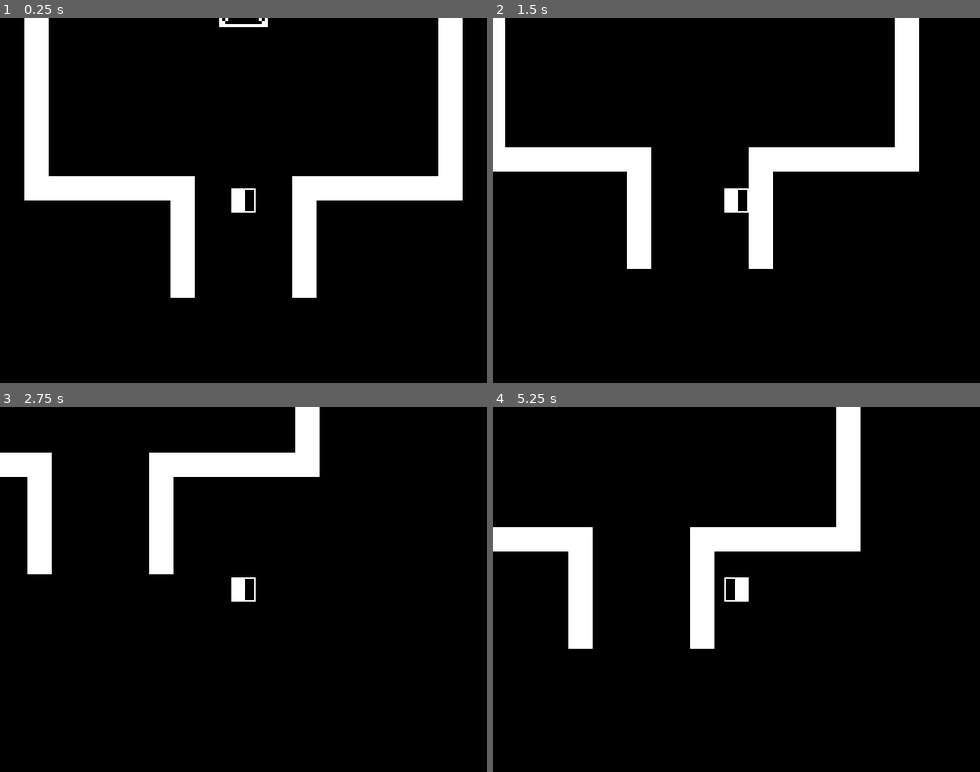
Above: before the commit, frames 1-4 (two rows, left to right).
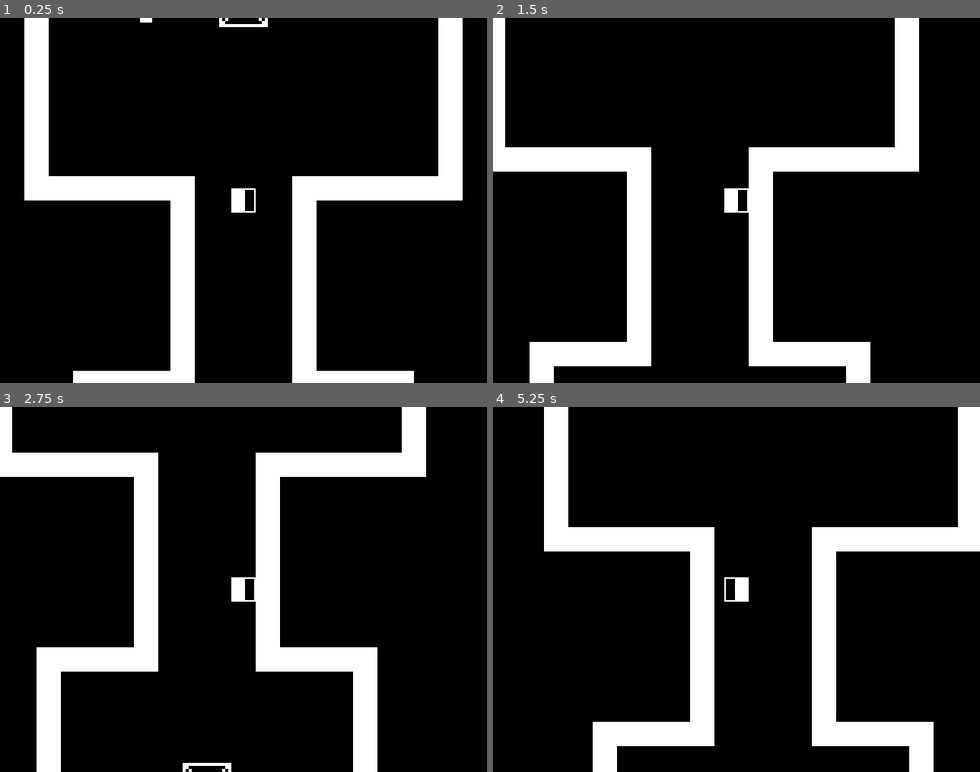
Above: after the commit, the same moments.

Repository: browncanstudios/IncantatiousDemo
Game: Godot game, scene res://Scenes/Game.tscn
Two runs of this game, one before a commit and one after it. Both use one fixed random seed, a clock stepped at 60 frames per second and the inputs below.
Inputs (mouse positions are in pixels of both pictures, inside the frame that each line leads up to):
- Up to frame 1 (0.25 s): no input
- Up to frame 2 (1.5 s): move the mouse to (843, 182) at 0.52 s; hold D 0.53-1.28 s; click (843, 182) at 0.67 s; tap Enter at 1.25 s; move the mouse to (639, 218) at 1.27 s; hold S from 1.28 s (still down)
- Up to frame 3 (2.75 s): move the mouse to (292, 509) at 2.02 s; release S at 2.03 s; hold D from 2.03 s (still down)
- Up to frame 4 (5.25 s): move the mouse to (712, 662) at 2.77 s; release D at 2.78 s; hold W 2.78-3.53 s; click (712, 662) at 2.92 s; move the mouse to (882, 644) at 3.52 s; hold A 3.53-5.03 s; tap Space at 4.25 s; move the mouse to (590, 534) at 4.27 s; move the mouse to (760, 589) at 5.02 s; hold S from 5.03 s (still down); click (760, 589) at 5.17 s

The runs differ from the first frame. In frame 1, 3.7% of the frame differs, in the area x 15-85%, y 0-100%; in frame 2, 5.8%; in frame 3, 18%; in frame 4, 18%, in the area x 0-100%, y 0-100%.

Commit message:
added torches and iron blocks, using proxy server

Diff:
--- /dev/null
+++ b/Scenes/Areas/Cave/RoomElectroball.gd
@@ -0,0 +1,9 @@
+extends Node2D
+
+func _physics_process(delta):
+	# TODO: think about what this looks like with more iron blocks!
+	var charge_diff = abs($IronBlock.charge - $IronBlockBig.charge)
+	var distance = $IronBlock.position.distance_to($IronBlockBig.position)
+	var force_magnitude = charge_diff / (distance * distance)
+	var force = force_magnitude * ($IronBlockBig.position - $IronBlock.position).normalized()
+	$IronBlock.add_central_force(force)
--- /dev/null
+++ b/Scenes/Areas/Cave/RoomElectroball.tscn
@@ -0,0 +1,27 @@
+[gd_scene load_steps=6 format=2]
+
+[ext_resource path="res://Tilesets/TilesetBasic.tres" type="TileSet" id=1]
+[ext_resource path="res://Scenes/IronBlock.tscn" type="PackedScene" id=2]
+[ext_resource path="res://Scenes/IncantationCircles/IncantationElectroball.tscn" type="PackedScene" id=3]
+[ext_resource path="res://Scenes/IronBlockBig.tscn" type="PackedScene" id=4]
+[ext_resource path="res://Scenes/Areas/Cave/RoomElectroball.gd" type="Script" id=5]
+
+[node name="RoomElectroball" type="Node2D"]
+script = ExtResource( 5 )
+
+[node name="TileMap" type="TileMap" parent="."]
+scale = Vector2( 2, 2 )
+tile_set = ExtResource( 1 )
+cell_size = Vector2( 16, 16 )
+format = 1
+tile_data = PoolIntArray( -917507, 0, 0, -983038, 0, 0, -851971, 0, 0, -917502, 0, 0, -786435, 0, 0, -851966, 0, 0, -720903, 0, 0, -720902, 0, 0, -720901, 0, 0, -720900, 0, 0, -720899, 0, 0, -786430, 0, 0, -786429, 0, 0, -786428, 0, 0, -786427, 0, 0, -786426, 0, 0, -655367, 0, 0, -720890, 0, 0, -589831, 0, 0, -655354, 0, 0, -524295, 0, 0, -589818, 0, 0, -458759, 0, 0, -524282, 0, 0, -393223, 0, 0, -458746, 0, 0, -327687, 0, 0, -393210, 0, 0, -262151, 0, 0, -327674, 0, 0, -196615, 0, 0, -262138, 0, 0, -131079, 0, 0, -196602, 0, 0, -65543, 0, 0, -131066, 0, 0, -7, 0, 0, -6, 0, 0, -5, 0, 0, -4, 0, 0, -3, 0, 0, -2, 0, 0, -65535, 0, 0, -65534, 0, 0, -65533, 0, 0, -65532, 0, 0, -65531, 0, 0, -65530, 0, 0, 65534, 0, 0, 1, 0, 0, 131069, 0, 0, 131070, 0, 0, 65537, 0, 0, 65538, 0, 0, 196605, 0, 0, 131074, 0, 0 )
+
+[node name="IncantationElectroball" parent="." instance=ExtResource( 3 )]
+position = Vector2( 0, -200 )
+scale = Vector2( 2, 2 )
+
+[node name="IronBlock" parent="." instance=ExtResource( 2 )]
+position = Vector2( 0, -72 )
+
+[node name="IronBlockBig" parent="." instance=ExtResource( 4 )]
+position = Vector2( -144, -80 )
--- /dev/null
+++ b/Scenes/Areas/Cave/RoomFireball.gd
@@ -0,0 +1,13 @@
+extends Node2D
+
+func _on_TorchA_became_lit():
+	check_torches()
+
+func _on_TorchB_became_lit():
+	check_torches()
+
+func check_torches():
+	if $TorchA.lit and $TorchB.lit:
+		$TorchA.temporary = false
+		$TorchB.temporary = false
+		$HorizontalGate.open()
--- a/Scenes/Areas/Cave/RoomFireball.tscn
+++ b/Scenes/Areas/Cave/RoomFireball.tscn
@@ -1,9 +1,13 @@
-[gd_scene load_steps=3 format=2]
+[gd_scene load_steps=6 format=2]
 
 [ext_resource path="res://Tilesets/TilesetBasic.tres" type="TileSet" id=1]
-[ext_resource path="res://Scenes/IncantationFireball.tscn" type="PackedScene" id=2]
+[ext_resource path="res://Scenes/IncantationCircles/IncantationFireball.tscn" type="PackedScene" id=2]
+[ext_resource path="res://Scenes/Torch.tscn" type="PackedScene" id=3]
+[ext_resource path="res://Scenes/HorizontalGate.tscn" type="PackedScene" id=4]
+[ext_resource path="res://Scenes/Areas/Cave/RoomFireball.gd" type="Script" id=5]
 
 [node name="RoomFireball" type="Node2D"]
+script = ExtResource( 5 )
 
 [node name="IncantationFireball" parent="." instance=ExtResource( 2 )]
 position = Vector2( 0, -260 )
@@ -15,3 +19,15 @@
 cell_size = Vector2( 16, 16 )
 format = 1
 tile_data = PoolIntArray( -1245187, 0, 0, -1310718, 0, 0, -1179651, 0, 0, -1245182, 0, 0, -1114115, 0, 0, -1179646, 0,  …(944 unchanged characters)…
+
+[node name="TorchA" parent="." instance=ExtResource( 3 )]
+position = Vector2( 0, -360 )
+
+[node name="TorchB" parent="." instance=ExtResource( 3 )]
+position = Vector2( -128, -250 )
+
+[node name="HorizontalGate" parent="." instance=ExtResource( 4 )]
+position = Vector2( 0, -462 )
+
+[connection signal="became_lit" from="TorchA" to="." method="_on_TorchA_became_lit"]
+[connection signal="became_lit" from="TorchB" to="." method="_on_TorchB_became_lit"]
--- a/Scenes/DeepgramIntegration/DeepgramInstance.gd
+++ b/Scenes/DeepgramIntegration/DeepgramInstance.gd
@@ -48,7 +48,7 @@
 	# connect to Deepgram - note we must specify the raw audio format
 	# also note that we are supplying the auth (api key) as a query parameter
 	# this enables us to run the game in a browser, as long as we satisfy CORS (i.e. we run on a deepgram.com domain)
-	var err = client.connect_to_url("wss://api.deepgram.com/v1/listen?token=" + api_key + "&encoding=linear16&sample_rate=" + String(mix_rate) + "&channels=1")
+	var err = client.connect_to_url("wss://browncanstudios.com/deepgram_websockets_proxy?token=" + api_key + "&encoding=linear16&sample_rate=" + String(mix_rate) + "&channels=1")
 	if err != OK:
 		print("Unable to connect")
 		emit_signal("message_received", "unable to connect to deepgram;")
--- /dev/null
+++ b/Scenes/Electroball.gd
@@ -0,0 +1,22 @@
+extends Area2D
+
+export var speed = 220
+
+var direction = Vector2(0, 0)
+
+func _physics_process(delta):
+	var velocity = direction.normalized() * speed
+
+	rotation = velocity.angle()
+	position += velocity * delta
+
+func die():
+	get_tree().queue_delete(self)
+
+func _on_LifetimeTimer_timeout():
+	die()
+
+func _on_Electroball_body_entered(body):
+	if body.is_in_group("IronBlock") or body.is_in_group("IronBlockBig"):
+		body.charge += 100_000
+		die()
--- /dev/null
+++ b/Scenes/Electroball.tscn
@@ -0,0 +1,36 @@
+[gd_scene load_steps=6 format=2]
+
+[ext_resource path="res://Scenes/Electroball.gd" type="Script" id=1]
+[ext_resource path="res://Assets/Electroball/basic-electroball-1.png" type="Texture" id=2]
+[ext_resource path="res://Assets/Electroball/basic-electroball-2.png" type="Texture" id=3]
+
+[sub_resource type="SpriteFrames" id=1]
+animations = [ {
+"frames": [ ExtResource( 2 ), ExtResource( 3 ) ],
+"loop": true,
+"name": "default",
+"speed": 10.0
+} ]
+
+[sub_resource type="RectangleShape2D" id=2]
+extents = Vector2( 8, 8 )
+
+[node name="Electroball" type="Area2D" groups=[
+"Electroball",
+]]
+script = ExtResource( 1 )
+
+[node name="AnimatedSprite" type="AnimatedSprite" parent="."]
+frames = SubResource( 1 )
+playing = true
+
+[node name="CollisionShape2D" type="CollisionShape2D" parent="."]
+shape = SubResource( 2 )
+
+[node name="LifetimeTimer" type="Timer" parent="."]
+wait_time = 10.0
+one_shot = true
+autostart = true
+
+[connection signal="body_entered" from="." to="." method="_on_Electroball_body_entered"]
+[connection signal="timeout" from="LifetimeTimer" to="." method="_on_LifetimeTimer_timeout"]
--- a/Scenes/Game.tscn
+++ b/Scenes/Game.tscn
@@ -1,8 +1,9 @@
-[gd_scene load_steps=4 format=2]
+[gd_scene load_steps=5 format=2]
 
 [ext_resource path="res://Scenes/Player.tscn" type="PackedScene" id=1]
 [ext_resource path="res://Scenes/Areas/Cave/RoomFireball.tscn" type="PackedScene" id=2]
 [ext_resource path="res://Scenes/Game.gd" type="Script" id=3]
+[ext_resource path="res://Scenes/Areas/Cave/RoomElectroball.tscn" type="PackedScene" id=4]
 
 [node name="Game" type="Node"]
 script = ExtResource( 3 )
@@ -12,4 +13,7 @@
 [node name="RoomFireballB" parent="." instance=ExtResource( 2 )]
 position = Vector2( 0, -768 )
 
+[node name="RoomElectroball" parent="." instance=ExtResource( 4 )]
+position = Vector2( 0, 608 )
+
 [node name="Player" parent="." instance=ExtResource( 1 )]
--- /dev/null
+++ b/Scenes/HorizontalGate.gd
@@ -0,0 +1,20 @@
+extends Node2D
+
+var opening = false
+
+func open():
+	opening = true
+
+func _process(delta):
+	if opening:
+		if $LeftGate.position.x >= -64:
+			$LeftGate.position.x -= delta * 20
+		else:
+			$LeftGate.position.x = -64
+		if $RightGate.position.x <= 64:
+			$RightGate.position.x += delta * 20
+		else:
+			$RightGate.position.x = 64
+
+		if $LeftGate.position.x == -64 and $RightGate.position.x == 64:
+			opening = false
--- /dev/null
+++ b/Scenes/HorizontalGate.tscn
@@ -0,0 +1,47 @@
+[gd_scene load_steps=5 format=2]
+
+[ext_resource path="res://Assets/basic-gate.png" type="Texture" id=1]
+[ext_resource path="res://Scenes/HorizontalGate.gd" type="Script" id=2]
+
+[sub_resource type="RectangleShape2D" id=1]
+extents = Vector2( 16, 8 )
+
+[sub_resource type="RectangleShape2D" id=2]
+extents = Vector2( 16, 8 )
+
+[node name="HorizontalGate" type="Node2D"]
+script = ExtResource( 2 )
+
+[node name="LeftGate" type="StaticBody2D" parent="."]
+
+[node name="SpriteL" type="Sprite" parent="LeftGate"]
+position = Vector2( -48, 0 )
+scale = Vector2( 2, 2 )
+texture = ExtResource( 1 )
+
+[node name="SpriteR" type="Sprite" parent="LeftGate"]
+position = Vector2( -16, 0 )
+scale = Vector2( 2, 2 )
+texture = ExtResource( 1 )
+
+[node name="CollisionShape2D" type="CollisionShape2D" parent="LeftGate"]
+position = Vector2( -32, 0 )
+scale = Vector2( 2, 2 )
+shape = SubResource( 1 )
+
+[node name="RightGate" type="StaticBody2D" parent="."]
+
+[node name="SpriteL" type="Sprite" parent="RightGate"]
+position = Vector2( 16, 0 )
+scale = Vector2( 2, 2 )
+texture = ExtResource( 1 )
+
+[node name="SpriteR" type="Sprite" parent="RightGate"]
+position = Vector2( 48, 0 )
+scale = Vector2( 2, 2 )
+texture = ExtResource( 1 )
+
+[node name="CollisionShape2D" type="CollisionShape2D" parent="RightGate"]
+position = Vector2( 32, 0 )
+scale = Vector2( 2, 2 )
+shape = SubResource( 2 )
--- /dev/null
+++ b/Scenes/IncantationCircles/IncantationElectroball.gd
@@ -0,0 +1,68 @@
+extends Node2D
+
+export var activatable = true
+var active = false
+var player_ref
+
+func _ready():
+	if active:
+		$Area2D/AnimatedSprite.set_animation("active")
+	else:
+		$Area2D/AnimatedSprite.set_animation("inactive")
+
+	# uncomment this to test this scene by itself
+	# $SpeechProcessor.turn_on()
+
+func _on_SpeechProcessor_processed_message_received(message):
+	if player_ref != null:
+		player_ref.get_node("WordBubble").append(message)
+	if message.count("electricity") > 0:
+		spawn_fireball()
+
+# TODO: consider who owns this fireball
+func spawn_fireball():
+	var spawn_global_position = global_position
+	var spawn_direction = Vector2(0.0, 1.0)
+	if player_ref != null:
+		spawn_global_position = player_ref.global_position
+		spawn_direction = player_ref.direction
+
+	var electroball = load("res://Scenes/Electroball.tscn").instance()
+	add_child(electroball)
+	electroball.direction = spawn_direction
+	electroball.rotation = electroball.direction.angle()
+	electroball.global_position = spawn_global_position
+
+	# call this if we want to make the incantation circle no longer usable
+	# make_inactivatable()
+
+func _on_IncantationCircle_body_entered(body):
+	if !activatable:
+		return
+	if body.name == "Player":
+		activate(body)
+
+func _on_IncantationCircle_body_exited(body):
+	if !activatable:
+		return
+	if body.name == "Player":
+		deactivate()
+
+func activate(player):
+	active = true
+	$Area2D/AnimatedSprite.set_animation("active")
+	$SpeechProcessor.turn_on()
+	player_ref = player
+	player_ref.get_node("WordBubble").activate()
+
+func deactivate():
+	active = false
+	$Area2D/AnimatedSprite.set_animation("inactive")
+	$SpeechProcessor.turn_off()
+	if player_ref != null:
+		player_ref.get_node("WordBubble").deactivate()
+		player_ref = null
+
+func make_inactivatable():
+	activatable = false
+	deactivate()
--- a/Scenes/IncantationFireball.tscn
+++ b/Scenes/IncantationCircles/IncantationElectroball.tscn
@@ -1,14 +1,14 @@
 [gd_scene load_steps=8 format=2]
 
-[ext_resource path="res://Assets/IncantationCircles/basic-incantation-circle-a-inactive.png" type="Texture" id=1]
-[ext_resource path="res://Scenes/SpeechProcessor.tscn" type="PackedScene" id=2]
-[ext_resource path="res://Scenes/IncantationFireball.gd" type="Script" id=3]
-[ext_resource path="res://Assets/IncantationCircles/basic-incantation-circle-a-active-1.png" type="Texture" id=4]
-[ext_resource path="res://Assets/IncantationCircles/basic-incantation-circle-a-active-2.png" type="Texture" id=5]
+[ext_resource path="res://Assets/IncantationCircles/basic-incantation-circle-b-inactive.png" type="Texture" id=1]
+[ext_resource path="res://Assets/IncantationCircles/basic-incantation-circle-b-active-2.png" type="Texture" id=2]
+[ext_resource path="res://Assets/IncantationCircles/basic-incantation-circle-b-active-1.png" type="Texture" id=3]
+[ext_resource path="res://Scenes/SpeechProcessor.tscn" type="PackedScene" id=4]
+[ext_resource path="res://Scenes/IncantationCircles/IncantationElectroball.gd" type="Script" id=5]
 
 [sub_resource type="SpriteFrames" id=1]
 animations = [ {
-"frames": [ ExtResource( 4 ), ExtResource( 5 ) ],
+"frames": [ ExtResource( 3 ), ExtResource( 2 ) ],
 "loop": true,
 "name": "active",
 "speed": 5.0
@@ -22,8 +22,8 @@
 [sub_resource type="RectangleShape2D" id=2]
 extents = Vector2( 8, 8 )
 
-[node name="IncantationFireball" type="Node2D"]
-script = ExtResource( 3 )
+[node name="IncantationElectroball" type="Node2D"]
+script = ExtResource( 5 )
 
 [node name="Area2D" type="Area2D" parent="."]
 
@@ -31,13 +31,14 @@
 scale = Vector2( 2, 2 )
 frames = SubResource( 1 )
 animation = "active"
+frame = 1
 playing = true
 
 [node name="CollisionShape2D" type="CollisionShape2D" parent="Area2D"]
 scale = Vector2( 2, 2 )
 shape = SubResource( 2 )
 
-[node name="SpeechProcessor" parent="." instance=ExtResource( 2 )]
+[node name="SpeechProcessor" parent="." instance=ExtResource( 4 )]
 
 [connection signal="body_entered" from="Area2D" to="." method="_on_IncantationCircle_body_entered"]
 [connection signal="body_exited" from="Area2D" to="." method="_on_IncantationCircle_body_exited"]
--- /dev/null
+++ b/Scenes/IncantationCircles/IncantationFireball.tscn
@@ -0,0 +1,45 @@
+[gd_scene load_steps=8 format=2]
+
+[ext_resource path="res://Scenes/IncantationCircles/IncantationFireball.gd" type="Script" id=1]
+[ext_resource path="res://Scenes/SpeechProcessor.tscn" type="PackedScene" id=2]
+[ext_resource path="res://Assets/IncantationCircles/basic-incantation-circle-a-active-1.png" type="Texture" id=3]
+[ext_resource path="res://Assets/IncantationCircles/basic-incantation-circle-a-active-2.png" type="Texture" id=4]
+[ext_resource path="res://Assets/IncantationCircles/basic-incantation-circle-a-inactive.png" type="Texture" id=5]
+
+[sub_resource type="SpriteFrames" id=1]
+animations = [ {
+"frames": [ ExtResource( 3 ), ExtResource( 4 ) ],
+"loop": true,
+"name": "active",
+"speed": 5.0
+}, {
+"frames": [ ExtResource( 5 ) ],
+"loop": true,
+"name": "inactive",
+"speed": 5.0
+} ]
+
+[sub_resource type="RectangleShape2D" id=2]
+extents = Vector2( 8, 8 )
+
+[node name="IncantationFireball" type="Node2D"]
+script = ExtResource( 1 )
+
+[node name="Area2D" type="Area2D" parent="."]
+
+[node name="AnimatedSprite" type="AnimatedSprite" parent="Area2D"]
+scale = Vector2( 2, 2 )
+frames = SubResource( 1 )
+animation = "active"
+frame = 1
+playing = true
+
+[node name="CollisionShape2D" type="CollisionShape2D" parent="Area2D"]
+scale = Vector2( 2, 2 )
+shape = SubResource( 2 )
+
+[node name="SpeechProcessor" parent="." instance=ExtResource( 2 )]
+
+[connection signal="body_entered" from="Area2D" to="." method="_on_IncantationCircle_body_entered"]
+[connection signal="body_exited" from="Area2D" to="." method="_on_IncantationCircle_body_exited"]
+[connection signal="processed_message_received" from="SpeechProcessor" to="." method="_on_SpeechProcessor_processed_message_received"]
--- /dev/null
+++ b/Scenes/IronBlock.gd
@@ -0,0 +1,9 @@
+extends RigidBody2D
+
+export var charge = 0
+
+func _on_IronBlock_body_entered(body):
+	if body.is_in_group("IronBlock") or body.is_in_group("IronBlockBig"):
+		var mean_charge = (body.charge + charge) / 2
+		charge = mean_charge
+		body.charge = mean_charge
--- /dev/null
+++ b/Scenes/IronBlock.tscn
@@ -0,0 +1,24 @@
+[gd_scene load_steps=4 format=2]
+
+[ext_resource path="res://Assets/basic-iron-block.png" type="Texture" id=1]
+[ext_resource path="res://Scenes/IronBlock.gd" type="Script" id=2]
+
+[sub_resource type="RectangleShape2D" id=1]
+extents = Vector2( 8, 8 )
+
+[node name="IronBlock" type="RigidBody2D" groups=[
+"IronBlock",
+]]
+gravity_scale = 0.0
+contact_monitor = true
+script = ExtResource( 2 )
+
+[node name="Sprite" type="Sprite" parent="."]
+scale = Vector2( 4, 4 )
+texture = ExtResource( 1 )
+
+[node name="CollisionShape2D" type="CollisionShape2D" parent="."]
+scale = Vector2( 4, 4 )
+shape = SubResource( 1 )
+
+[connection signal="body_entered" from="." to="." method="_on_IronBlock_body_entered"]
--- /dev/null
+++ b/Scenes/IronBlockBig.gd
@@ -0,0 +1,9 @@
+extends RigidBody2D
+
+export var charge = 0
+
+func _on_IronBlockBig_body_entered(body):
+	if body.is_in_group("IronBlock") or body.is_in_group("IronBlockBig"):
+		var mean_charge = (body.charge + charge) / 2
+		charge = mean_charge
+		body.charge = mean_charge
--- /dev/null
+++ b/Scenes/IronBlockBig.tscn
@@ -0,0 +1,24 @@
+[gd_scene load_steps=4 format=2]
+
+[ext_resource path="res://Assets/basic-iron-block.png" type="Texture" id=1]
+[ext_resource path="res://Scenes/IronBlockBig.gd" type="Script" id=2]
+
+[sub_resource type="RectangleShape2D" id=1]
+extents = Vector2( 8, 8 )
+
+[node name="IronBlockBig" type="RigidBody2D" groups=[
+"IronBlockBig",
+]]
+gravity_scale = 0.0
+contact_monitor = true
+script = ExtResource( 2 )
+
+[node name="Sprite" type="Sprite" parent="."]
+scale = Vector2( 6, 6 )
+texture = ExtResource( 1 )
+
+[node name="CollisionShape2D" type="CollisionShape2D" parent="."]
+scale = Vector2( 6, 6 )
+shape = SubResource( 1 )
+
+[connection signal="body_entered" from="." to="." method="_on_IronBlockBig_body_entered"]
--- a/Scenes/Player.tscn
+++ b/Scenes/Player.tscn
@@ -16,7 +16,9 @@
 [sub_resource type="RectangleShape2D" id=2]
 extents = Vector2( 8, 8 )
 
-[node name="Player" type="KinematicBody2D"]
+[node name="Player" type="KinematicBody2D" groups=[
+"Player",
+]]
 script = ExtResource( 3 )
 
 [node name="AnimatedSprite" type="AnimatedSprite" parent="."]
--- a/Scenes/SpeechProcessor.gd
+++ b/Scenes/SpeechProcessor.gd
@@ -3,7 +3,7 @@
 signal processed_message_received
 
 func turn_on():
-	var api_key = "226d39808739815b6b6ce0f5dd3cfa21b4cd9350"
+	var api_key = "14588df66acdcfef78ae04efbd68f9ad3c2ef9bd"
 
 	# kill any DeepgramInstance which may have already been added
 	for node in get_children():
--- /dev/null
+++ b/Scenes/Torch.gd
@@ -0,0 +1,34 @@
+extends Node2D
+
+export var lit = false
+export var temporary = true
+
+signal became_lit
+signal became_unlit
+
+func light():
+	lit = true
+	$Area2D/AnimatedSprite.set_animation("lit")
+	emit_signal("became_lit")
+	if temporary:
+		$ExtinguishTimer.start()
+
+func extinguish():
+	lit = false
+	$Area2D/AnimatedSprite.set_animation("unlit")
+	emit_signal("became_unlit")
+
+func _ready():
+	if lit:
+		light()
+	else:
+		extinguish()
+
+func _on_Area2D_area_entered(area):
+	if area.is_in_group("Fireball") and !lit:
+		light()
+		area.die()
+
+func _on_ExtinguishTimer_timeout():
+	if temporary:
+		extinguish()
--- /dev/null
+++ b/Scenes/Torch.tscn
@@ -0,0 +1,61 @@
+[gd_scene load_steps=9 format=2]
+
+[ext_resource path="res://Assets/Torch/torch-lit-basic-2.png" type="Texture" id=1]
+[ext_resource path="res://Assets/Torch/torch-base-basic.png" type="Texture" id=2]
+[ext_resource path="res://Assets/Torch/torch-unlit-basic.png" type="Texture" id=3]
+[ext_resource path="res://Assets/Torch/torch-lit-basic-1.png" type="Texture" id=4]
+[ext_resource path="res://Scenes/Torch.gd" type="Script" id=5]
+
+[sub_resource type="SpriteFrames" id=1]
+animations = [ {
+"frames": [ ExtResource( 3 ) ],
+"loop": true,
+"name": "unlit",
+"speed": 5.0
+}, {
+"frames": [ ExtResource( 4 ), ExtResource( 1 ) ],
+"loop": true,
+"name": "lit",
+"speed": 10.0
+} ]
+
+[sub_resource type="RectangleShape2D" id=2]
+extents = Vector2( 4, 4 )
+
+[sub_resource type="RectangleShape2D" id=3]
+extents = Vector2( 4, 8 )
+
+[node name="Torch" type="Node2D"]
+script = ExtResource( 5 )
+
+[node name="Area2D" type="Area2D" parent="."]
+
+[node name="AnimatedSprite" type="AnimatedSprite" parent="Area2D"]
+position = Vector2( 0, -24 )
+scale = Vector2( 2, 2 )
+frames = SubResource( 1 )
+animation = "lit"
+frame = 1
+playing = true
+
+[node name="CollisionShape2D" type="CollisionShape2D" parent="Area2D"]
+position = Vector2( 0, -24 )
+scale = Vector2( 2, 2 )
+shape = SubResource( 2 )
+
+[node name="StaticBody2D" type="StaticBody2D" parent="."]
+
+[node name="Sprite" type="Sprite" parent="StaticBody2D"]
+scale = Vector2( 2, 2 )
+texture = ExtResource( 2 )
+
+[node name="CollisionShape2D" type="CollisionShape2D" parent="StaticBody2D"]
+scale = Vector2( 2, 2 )
+shape = SubResource( 3 )
+
+[node name="ExtinguishTimer" type="Timer" parent="."]
+wait_time = 10.0
+one_shot = true
+
+[connection signal="area_entered" from="Area2D" to="." method="_on_Area2D_area_entered"]
+[connection signal="timeout" from="ExtinguishTimer" to="." method="_on_ExtinguishTimer_timeout"]
Binary file added: Assets/Electroball/basic-electroball-1.png
Not shown, added: Assets/Electroball/basic-electroball-1.png.import
Binary file added: Assets/Electroball/basic-electroball-2.png
Not shown, added: Assets/Electroball/basic-electroball-2.png.import
Binary file added: Assets/Torch/torch-base-basic.png
Not shown, added: Assets/Torch/torch-base-basic.png.import
Binary file added: Assets/Torch/torch-lit-basic-1.png
Not shown, added: Assets/Torch/torch-lit-basic-1.png.import
Binary file added: Assets/Torch/torch-lit-basic-2.png
Not shown, added: Assets/Torch/torch-lit-basic-2.png.import
Binary file added: Assets/Torch/torch-unlit-basic.png
Not shown, added: Assets/Torch/torch-unlit-basic.png.import
(and 5 more such lines)
